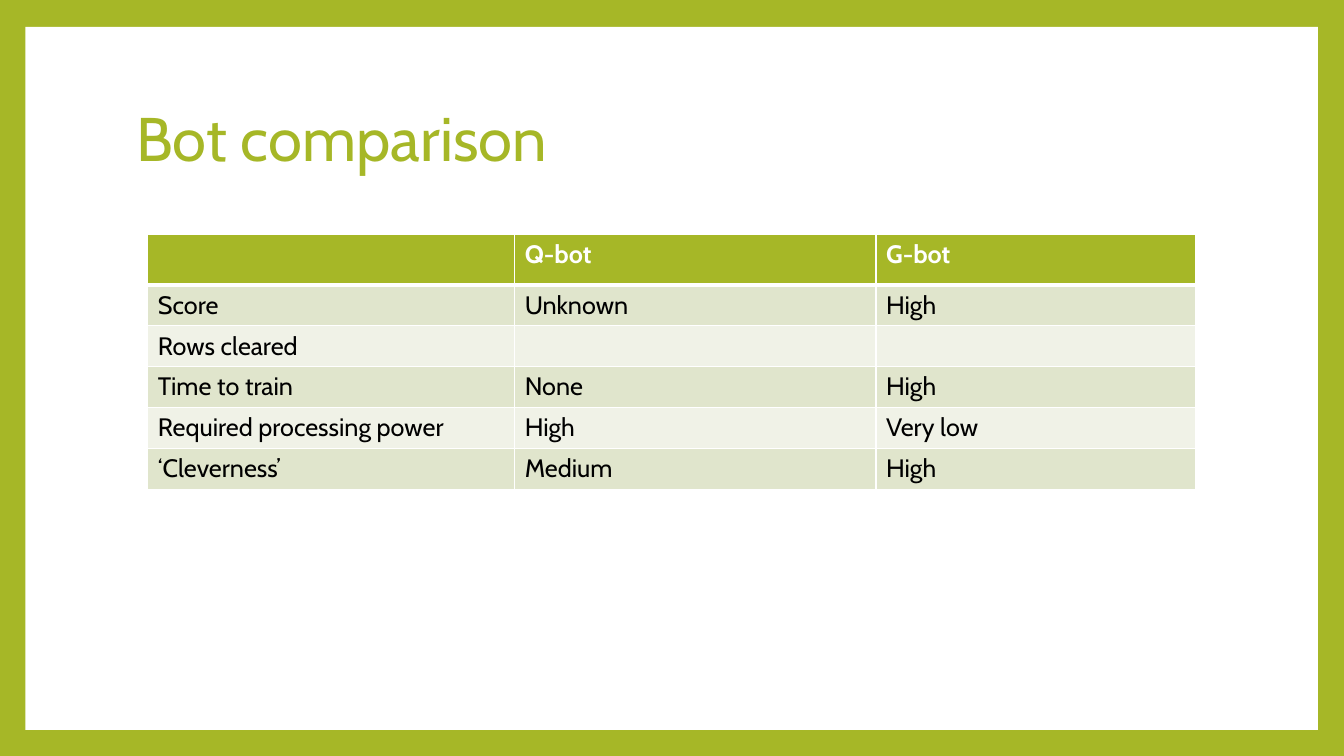
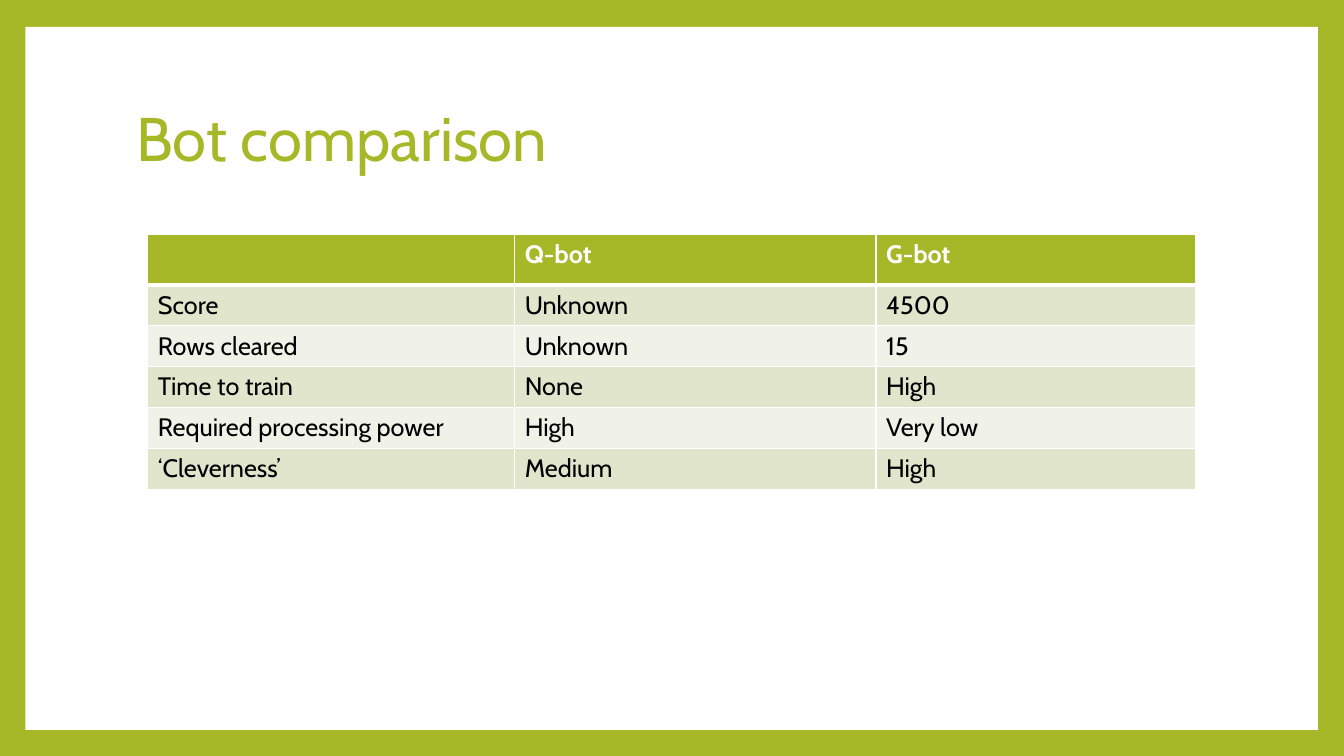
Before and after one commit to Hookz/pentominoes, a slide deck: slide 8 of Pentetris bots.pptx (slide 5 before the commit). Drawn at 1344x756 pixels with LibreOffice and Linux fonts; fonts in the diff are those of the drawing. Boxes give left, top, right and bottom in pixels: in the first picture for what was removed or moved away, otherwise in the second. Text is boxed around its words. In the diff, an @@ line names an element or a change of style, - is before the commit and + after.

```diff
--- a/Pentetris bots.pptx
+++ b/Pentetris bots.pptx
@@ table at box(148, 234, 1197, 489) @@
-row 2, column 3: High
+row 2, column 3: 4500
-row 3, column 2: 
+row 3, column 2: Unknown
-row 3, column 3: 
+row 3, column 3: 15
```
Also in this commit, not shown: 6 other slides changed, 2 slides added, 1 slide removed, 1 other file.
